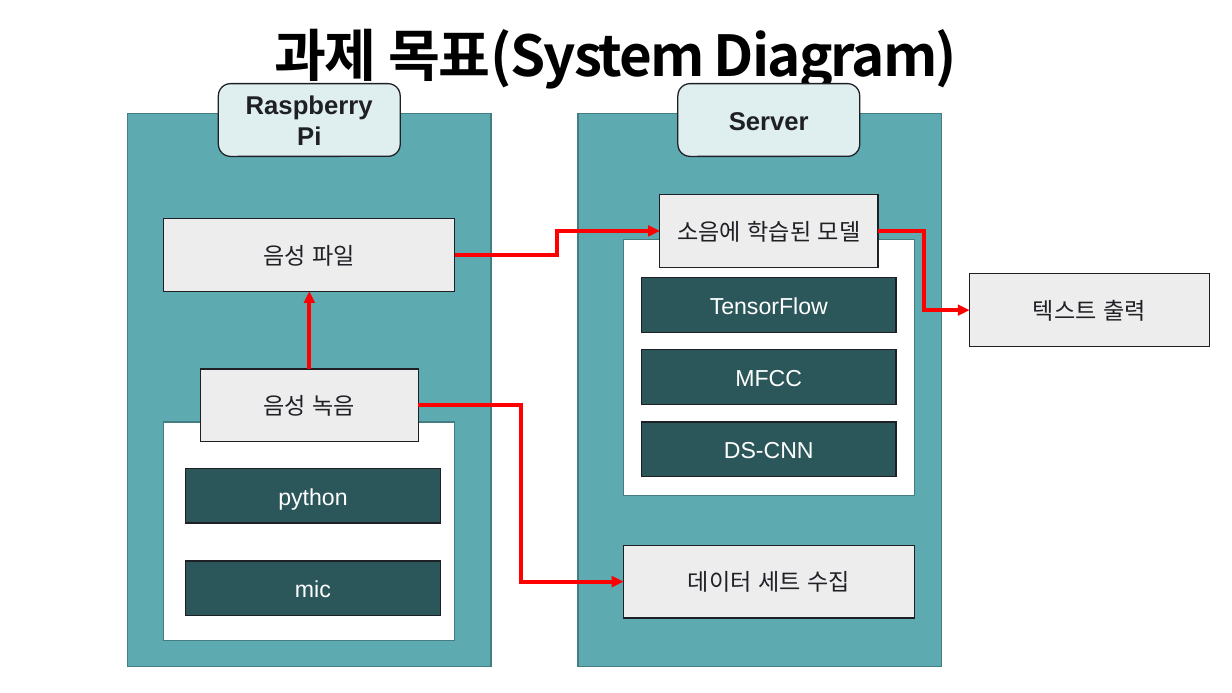
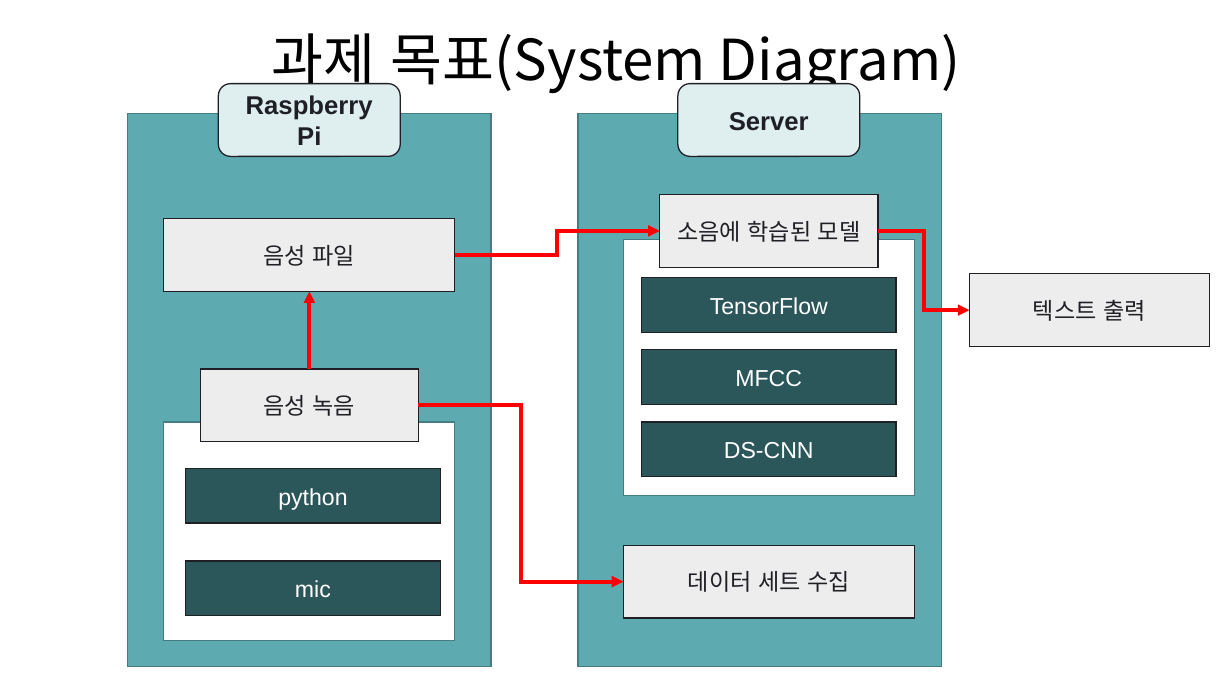
Before and after one commit to TeamPhoneticCode/Report, a slide deck: slide 4 of 2021_졸업과제_1번째_진행보고.pptx. Drawn at 1232x693 pixels with LibreOffice and Linux fonts; fonts in the diff are those of the drawing; background and template pictures are left out. Boxes give left, top, right and bottom in pixels: in the first picture for what was removed or moved away, otherwise in the second. Text is boxed around its words. In the diff, an @@ line names an element or a change of style, - is before the commit and + after.

Commit message:
update 1st ppt

```diff
--- a/2021_졸업과제_1번째_진행보고.pptx
+++ b/2021_졸업과제_1번째_진행보고.pptx
@@ title "과제 목표(System Diagram)" at (271,33,961,95): font Noto Sans CJK SC to Noto Sans CJK KR @@
```
Also in this commit, not shown: 4 other slides changed, 1 other file.
